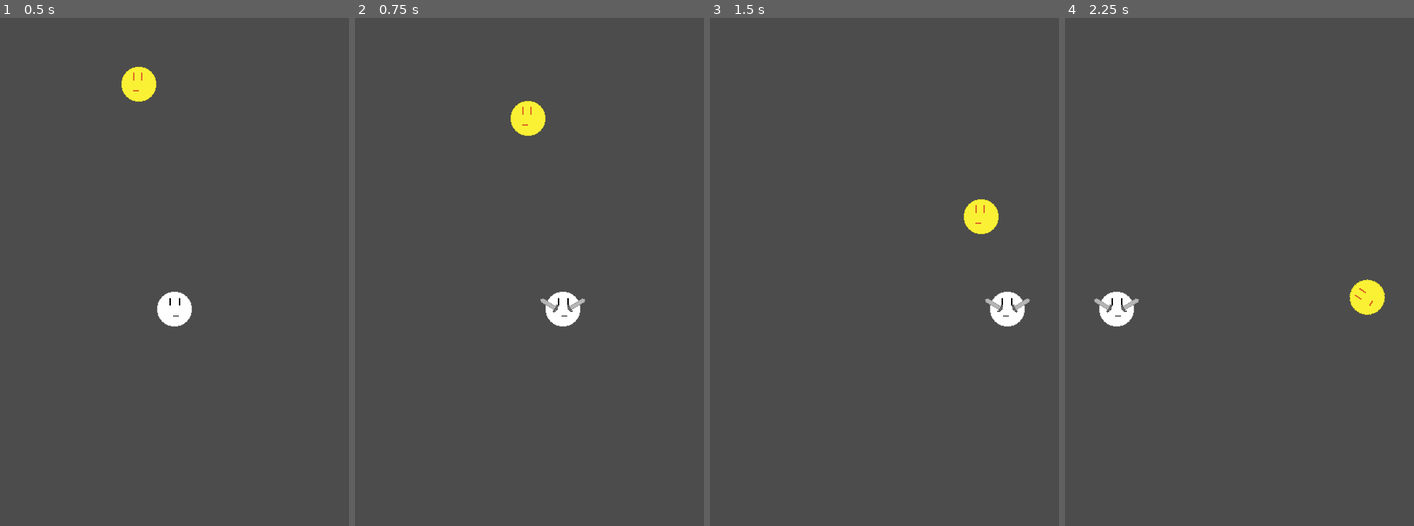
Above: before the commit, frames 1-4 (left to right).
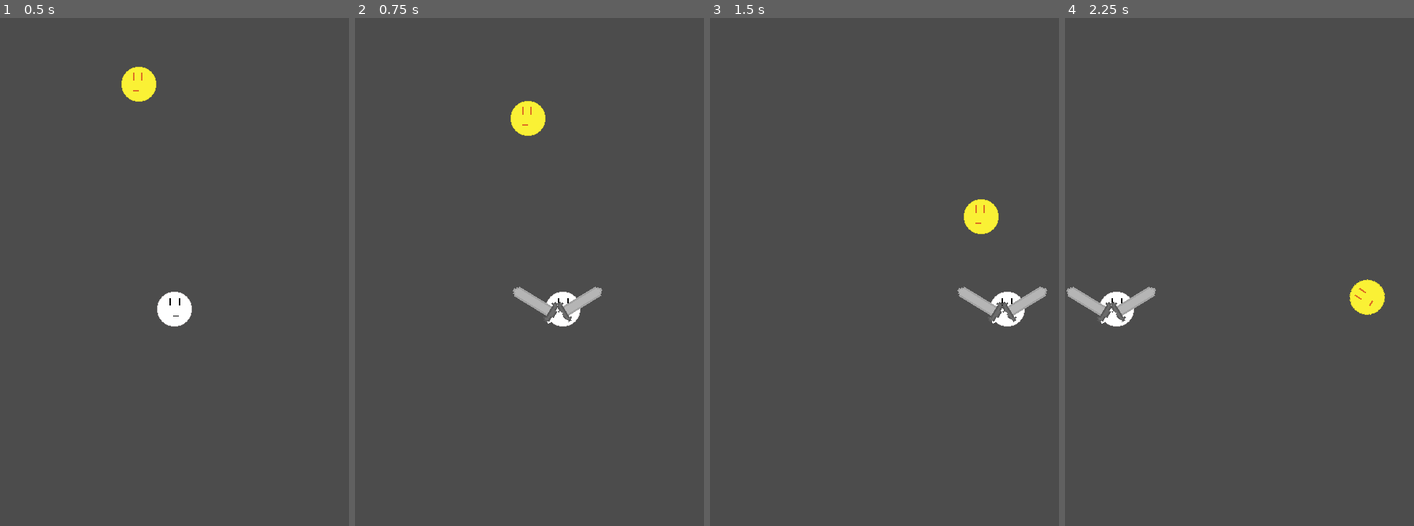
Above: after the commit, the same moments.

Repository: KaufmanDeveloper/gravity-flyer
Game: Godot game, scene res://maps/Test.tscn
Same seed, same stepped clock (60 frames per second), same inputs: the game is played once before the commit and once after it.
Inputs:
- Up to frame 1 (0.5 s): no input
- Up to frame 2 (0.75 s): hold Right (ui_right) from 0.53 s (still down); tap X (swipe) at 0.6 s
- Up to frame 3 (1.5 s): release Right (ui_right) at 1.28 s; hold Left (ui_left) from 1.28 s (still down); tap X (swipe) at 1.35 s
- Up to frame 4 (2.25 s): release Left (ui_left) at 2.03 s; hold Right (ui_right) from 2.03 s (still down); tap X (swipe) at 2.1 s

Frame 1 is identical in both runs. In frame 2, 0.6% of the frame differs, in the area x 45-71%, y 52-61%; in frame 3, 0.6%, in the area x 70-97%, y 52-61%; in frame 4, 0.6%.

Commit message:
feat: Working set impulse for overlapping area

Diff:
--- a/Gravity Flyer/enemies/Sun.gd
+++ b/Gravity Flyer/enemies/Sun.gd
@@ -3,7 +3,7 @@
 # class member variables go here, for example:
 # var a = 2
 # var b = "textvar"
-
+const TYPE = "ENEMY"
 var offset = Vector2(0, 0)
 var impulse = Vector2(200, 200)
 var startingPosition = Vector2(100, 0)
--- a/Gravity Flyer/enemies/Sun.tscn
+++ b/Gravity Flyer/enemies/Sun.tscn
@@ -22,12 +22,17 @@
 "values": [ 0, 1 ]
 }
 
-[sub_resource type="CircleShape2D" id=1]
+[sub_resource type="CircleShape2D" id=2]
 
 custom_solver_bias = 0.0
 radius = 25.0
 
-[node name="Sun" type="RigidBody2D"]
+[sub_resource type="CircleShape2D" id=3]
+
+custom_solver_bias = 0.0
+radius = 25.0
+
+[node name="Sun" type="RigidBody2D" index="0"]
 
 input_pickable = false
 collision_layer = 3
@@ -69,4 +74,18 @@
 
 [node name="CollisionShape2D" type="CollisionShape2D" parent="." index="2"]
 
-shape = SubResource( 1 )
+shape = SubResource( 2 )
+
+[node name="Area" type="Area2D" parent="." index="3"]
+
+input_pickable = true
+gravity_vec = Vector2( 0, 1 )
+gravity = 98.0
+linear_damp = 0.1
+angular_damp = 1.0
+audio_bus_override = false
+audio_bus_name = "Master"
+
+[node name="CollisionShape2D" type="CollisionShape2D" parent="Area" index="0"]
+
+shape = SubResource( 3 )
--- a/Gravity Flyer/maps/Test.tscn
+++ b/Gravity Flyer/maps/Test.tscn
@@ -9,7 +9,7 @@
 [node name="Player" parent="." index="0" instance=ExtResource( 1 )]
 
 position = Vector2( 240, 400 )
-_sections_unfolded = [ "Z Index" ]
+_sections_unfolded = [ "Transform", "Z Index" ]
 
 [node name="TileMap" type="TileMap" parent="." index="1"]
 
--- a/Gravity Flyer/player/Player.gd
+++ b/Gravity Flyer/player/Player.gd
@@ -1,5 +1,6 @@
 extends KinematicBody2D
 
+const TYPE = "PLAYER"
 const initialSpeed = 120
 var moveDirection = Vector2(0, 0)
 var velocity = Vector2(0, 0)
--- a/Gravity Flyer/player/Player.tscn
+++ b/Gravity Flyer/player/Player.tscn
@@ -39,9 +39,8 @@
 "values": [ true ]
 }
 
-[sub_resource type="Animation" id=2]
+[sub_resource type="Animation" id=3]
 
-resource_name = "idleright"
 length = 1.0
 loop = true
 step = 0.1
@@ -117,8 +116,8 @@
 playback_process_mode = 1
 playback_default_blend_time = 0.0
 playback_speed = 0.5
-anims/idleleft = SubResource( 3 )
-anims/idleright = SubResource( 2 )
+anims/idleleft = SubResource( 2 )
+anims/idleright = SubResource( 3 )
 blend_times = [  ]
 _sections_unfolded = [ "Playback Options" ]
 
--- a/Gravity Flyer/player/Sword.gd
+++ b/Gravity Flyer/player/Sword.gd
@@ -1,12 +1,23 @@
 extends Node2D
+
+const TYPE = "SWORD"
 
 var maxAmount = 1 # How many of this item can be active at once
 var side = "right"
+var impulse = Vector2(200, 200)
+var startingPosition = Vector2(100, 0)
 
 func _ready():
 	$Animation.connect("animation_finished", self, "destroy")
 	$Animation.play(str("swing") + side)
 
+func _process(delta):
+	for area in $Area.get_overlapping_areas():
+		var body = area.get_parent()
+		if body.get("TYPE"):
+			if body.get("TYPE") == "ENEMY":
+				body.apply_impulse(Vector2(0, 0), impulse)
+
 func destroy(animation):
 #	if get_parent().has_method("state_swing"):
 #		get_parent().state = "default"
--- a/Gravity Flyer/player/Sword.tscn
+++ b/Gravity Flyer/player/Sword.tscn
@@ -3,7 +3,7 @@
 [ext_resource path="res://player/Sword.gd" type="Script" id=1]
 [ext_resource path="res://player/sword.png" type="Texture" id=2]
 
-[sub_resource type="Animation" id=3]
+[sub_resource type="Animation" id=1]
 
 resource_name = "swingleft"
 length = 1.0
@@ -19,7 +19,7 @@
 "times": PoolRealArray( 0, 1 ),
 "transitions": PoolRealArray( 1, 1 ),
 "update": 0,
-"values": [ Vector2( -15, -20 ), Vector2( -15, 10 ) ]
+"values": [ Vector2( -40, -25 ), Vector2( -20, 15 ) ]
 }
 tracks/1/type = "value"
 tracks/1/path = NodePath(".:rotation_degrees")
@@ -34,9 +34,8 @@
 "values": [ 0.0, -110.0 ]
 }
 
-[sub_resource type="Animation" id=1]
+[sub_resource type="Animation" id=2]
 
-resource_name = "swingright"
 length = 1.0
 loop = false
 step = 0.1
@@ -65,7 +64,7 @@
 "values": [ Vector2( 15, -20 ), Vector2( 15, 10 ) ]
 }
 tracks/2/type = "value"
-tracks/2/path = NodePath("KinematicBody2D/CollisionShape2D:disabled")
+tracks/2/path = NodePath("Area/CollisionShape2D:disabled")
 tracks/2/interp = 1
 tracks/2/loop_wrap = true
 tracks/2/imported = false
@@ -73,18 +72,18 @@
 tracks/2/keys = {
 "times": PoolRealArray(  ),
 "transitions": PoolRealArray(  ),
-"update": 1,
+"update": 0,
 "values": [  ]
 }
 
-[sub_resource type="RectangleShape2D" id=2]
+[sub_resource type="RectangleShape2D" id=3]
 
 custom_solver_bias = 0.0
 extents = Vector2( 3, 12 )
 
-[node name="Sword" type="Node2D" index="0"]
+[node name="Sword" type="Node2D"]
 
-position = Vector2( 15, -20 )
+scale = Vector2( 2.5, 2.5 )
 script = ExtResource( 1 )
 _sections_unfolded = [ "Transform" ]
 
@@ -95,8 +94,8 @@
 playback_process_mode = 1
 playback_default_blend_time = 0.0
 playback_speed = 4.0
-anims/swingleft = SubResource( 3 )
-anims/swingright = SubResource( 1 )
+anims/swingleft = SubResource( 1 )
+anims/swingright = SubResource( 2 )
 blend_times = [  ]
 _sections_unfolded = [ "Playback Options" ]
 
@@ -104,15 +103,19 @@
 
 texture = ExtResource( 2 )
 
-[node name="KinematicBody2D" type="KinematicBody2D" parent="." index="2"]
+[node name="Area" type="Area2D" parent="." index="2"]
 
-input_pickable = false
-collision_layer = 2
-collision_mask = 2
-collision/safe_margin = 0.08
+input_pickable = true
+gravity_vec = Vector2( 0, 1 )
+gravity = 98.0
+linear_damp = 0.1
+angular_damp = 1.0
+audio_bus_override = false
+audio_bus_name = "Master"
 
-[node name="CollisionShape2D" type="CollisionShape2D" parent="KinematicBody2D" index="0"]
+[node name="CollisionShape2D" type="CollisionShape2D" parent="Area" index="0"]
 
 position = Vector2( 0, -6 )
-shape = SubResource( 2 )
+scale = Vector2( 1, 1 )
+shape = SubResource( 3 )
 _sections_unfolded = [ "Transform" ]
Not shown: 2 places in Gravity Flyer/enemies/Sun.tscn that only renumber resources
Not shown: 1 places in Gravity Flyer/player/Player.tscn that only renumber resources
